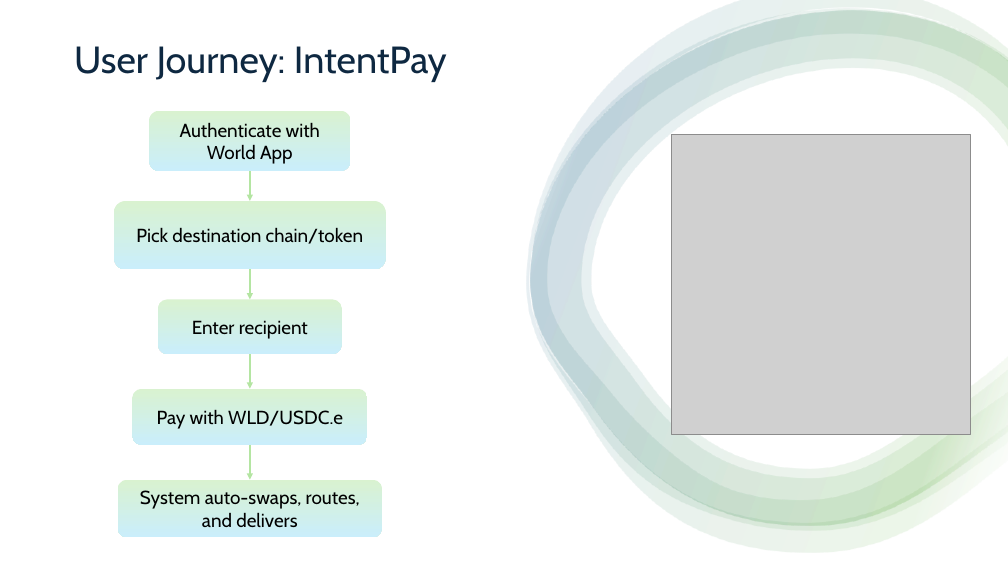
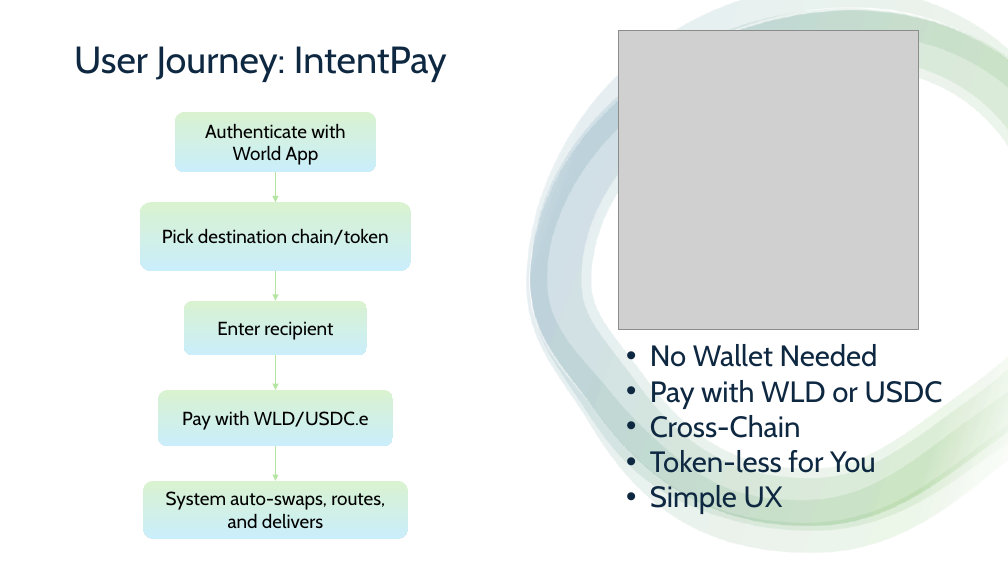
Before and after one commit to IntentPay/intent-pay, a slide deck: slide 5 of doc/ETH Global - IntentPay.pptx (slide 6 before the commit). Drawn at 1008x567 pixels with LibreOffice and Linux fonts; fonts in the diff are those of the drawing; grey boxes stand for pictures. Boxes give left, top, right and bottom in pixels: in the first picture for what was removed or moved away, otherwise in the second. Text is boxed around its words. In the diff, an @@ line names an element or a change of style, - is before the commit and + after.

```diff
--- a/doc/ETH Global - IntentPay.pptx
+++ b/doc/ETH Global - IntentPay.pptx
@@ picture: place and size @@
-picture at box(671, 135, 971, 434)
+picture at box(619, 30, 919, 330)
@@ 5 rounded rectangles, 4 arrows: place and size @@
-5 rounded rectangles, 4 arrows at box(114, 110, 386, 537)
+5 rounded rectangles, 4 arrows at box(140, 112, 411, 538)
@@ text added at box(650, 344, 943, 515), 28 pt, text #0E2841 @@
+• No Wallet Needed
+• Pay with WLD or USDC
+• Cross-Chain
+• Token-less for You
+• Simple UX
```
Also in this commit, not shown: 10 other slides changed.
